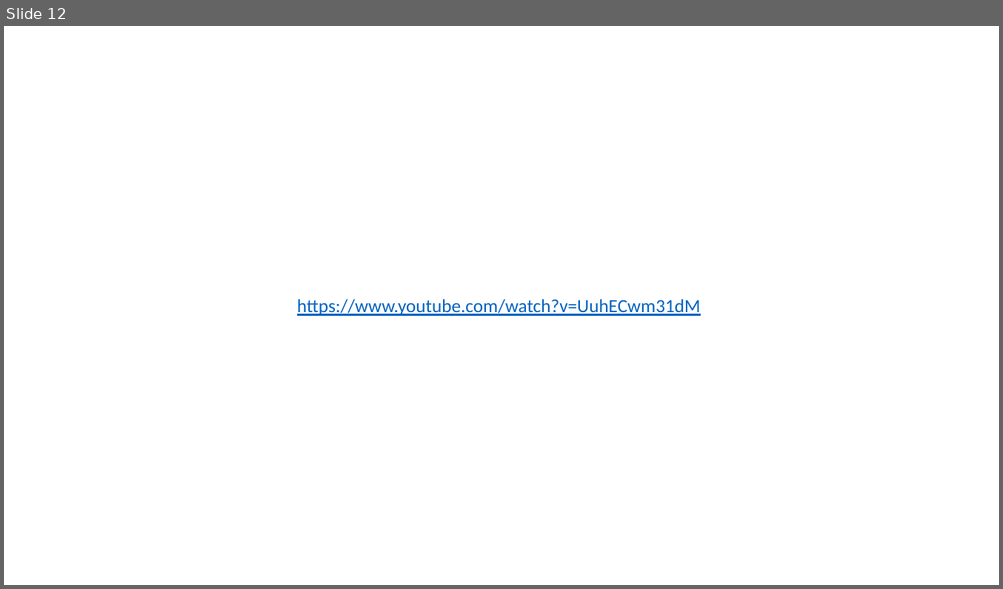
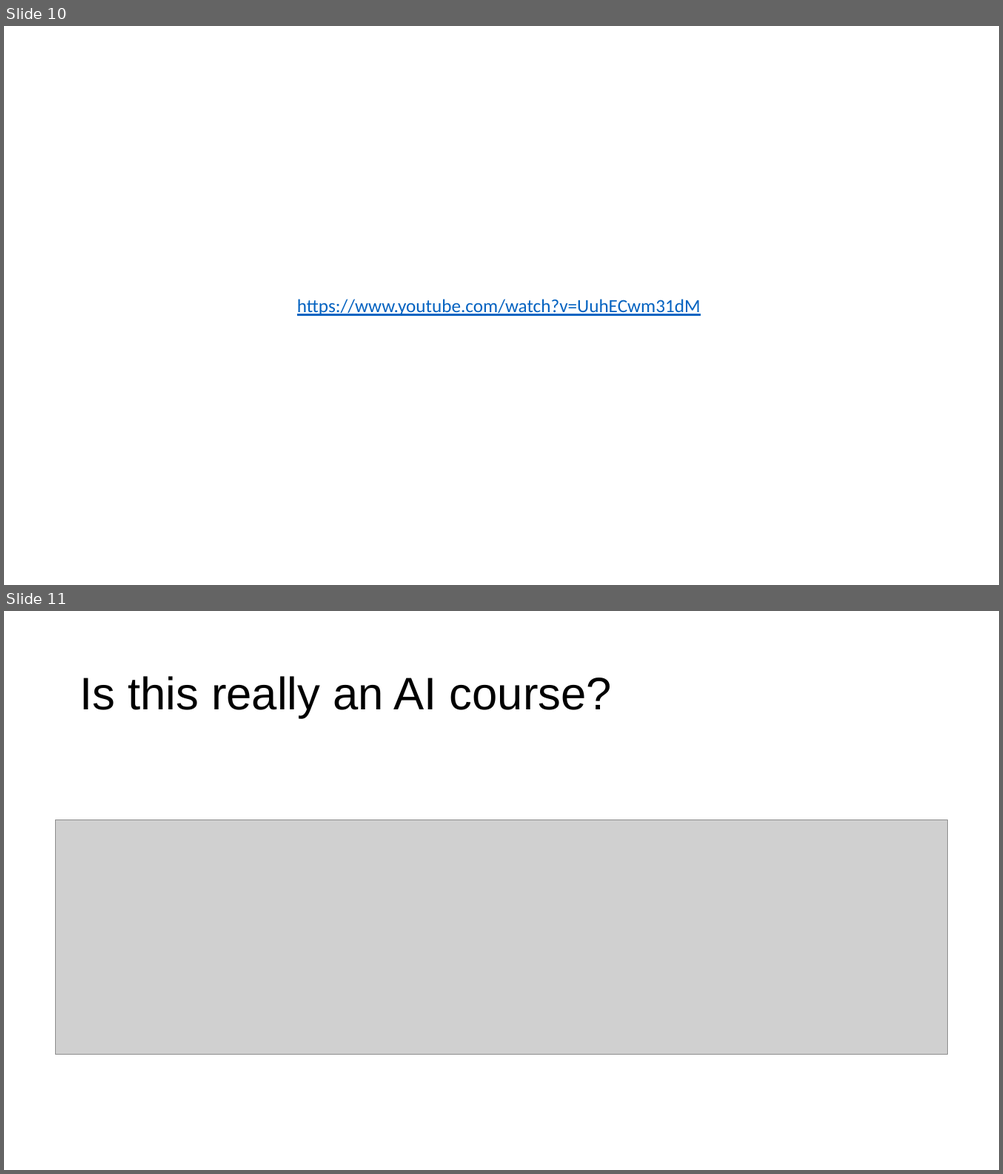
Before and after one commit to bioe498/bioe498.github.io, a slide deck: files/01_Introduction.pptx. Shown one above the other, each under a label of ours: slide 12 before the commit, slides 10 and 11 after it. The pictures are 1003x589 and 1003x1174 pixels, drawn with LibreOffice and Linux fonts; fonts in the diff are those of the drawing; grey boxes stand for pictures. Boxes give left, top, right and bottom in pixels: in the first picture for what was removed or moved away, otherwise in the second. Text is boxed around its words. In the diff, an @@ line names an element or a change of style, - is before the commit and + after.

```diff
--- a/files/01_Introduction.pptx
+++ b/files/01_Introduction.pptx
@@ slide 11 added at (4, 611, 999, 1170), background #FFFFFF @@
@@ title added at (79, 676, 612, 718), 44 pt, text #000000 @@
+Is this really an AI course?
@@ picture added at (56, 820, 947, 1055) @@
@@ what was slide 12 is now slide 10 @@
```
Also in this commit, not shown: 5 slides changed, 6 slides removed, 1 other file.
